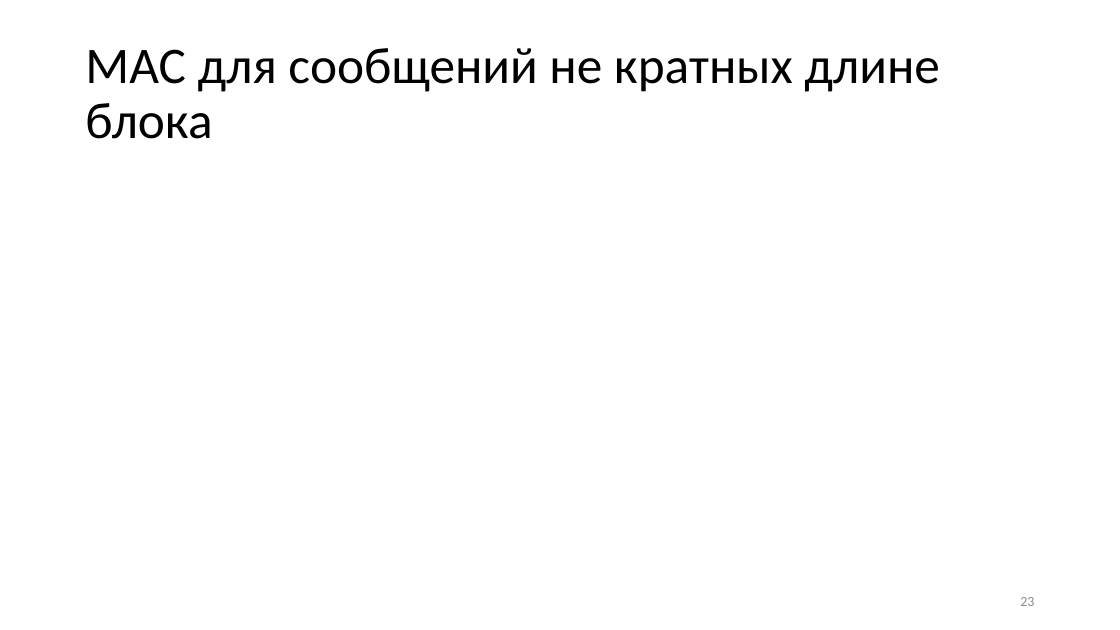
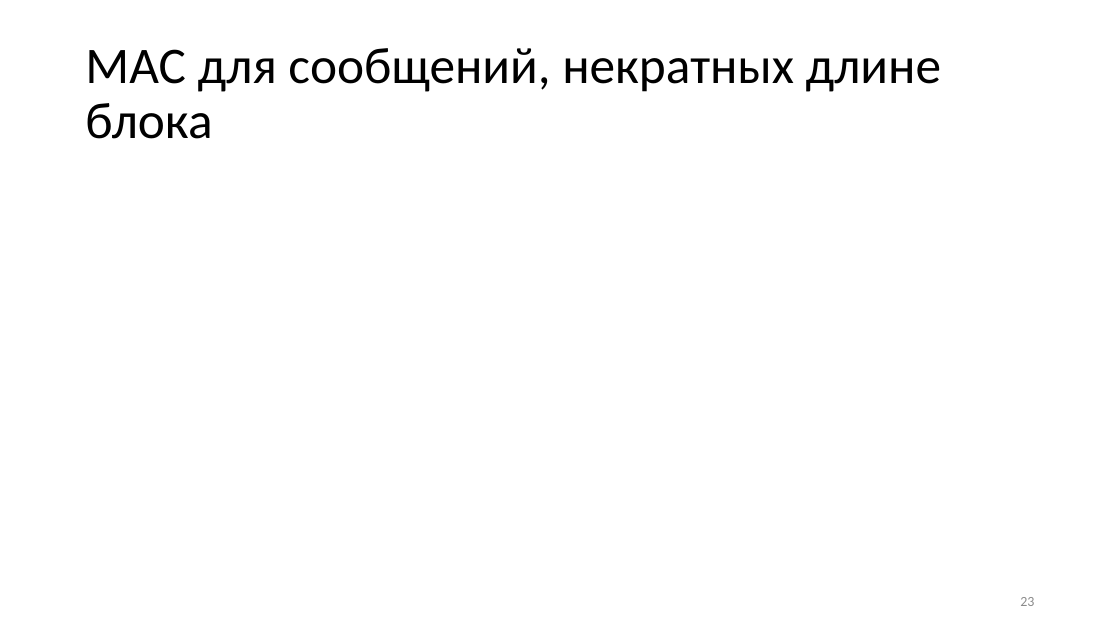
Before and after one commit to GeorgyFirsov-s-forks/CryptoLectures, a slide deck: slide 23 of Lectures/Lecture10.pptx. Drawn at 1120x630 pixels with LibreOffice and Linux fonts; fonts in the diff are those of the drawing; grey boxes stand for pictures. Boxes give left, top, right and bottom in pixels: in the first picture for what was removed or moved away, otherwise in the second. Text is boxed around its words. In the diff, an @@ line names an element or a change of style, - is before the commit and + after.

```diff
--- a/Lectures/Lecture10.pptx
+++ b/Lectures/Lecture10.pptx
@@ title at box(85, 48, 941, 139): text changed @@
-MAC для сообщений не кратных длине блока
+MAC для сообщений, некратных длине блока
```
Also in this commit, not shown: 5 other slides changed, 1 slide added, 1 other file.
